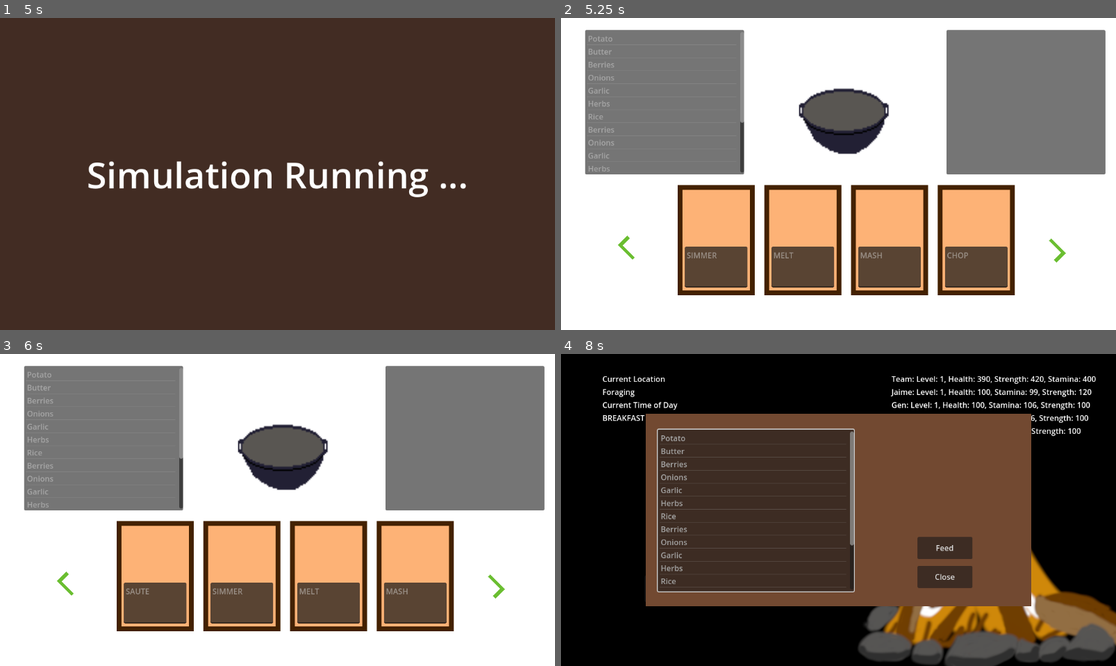
Above: before the commit, frames 1-4 (two rows, left to right).
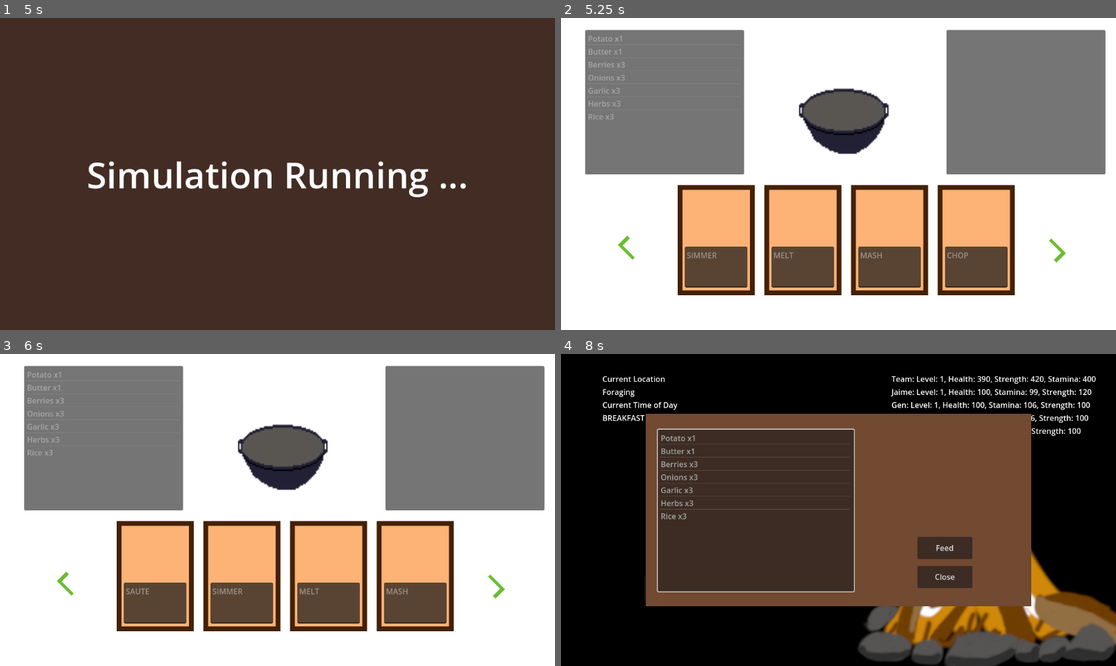
Above: after the commit, the same moments.

Repository: donnell74/Game-Off-2024
Game: Godot game, scene res://main.tscn
Same seed, same stepped clock (60 frames per second), same inputs: the game is played once before the commit and once after it.
Inputs (mouse positions are in pixels of both pictures, inside the frame that each line leads up to):
- Up to frame 1 (5 s): click "Start New Run" at 0.5 s; click "Continue Day" at 1.25 s; tap Enter (ui_accept) at 2, 3.5, 3.77, 3.8, 4.07, 4.25, 4.55 s; move the mouse to (399, 158) at 2.02 s; hold D (Pan Right) 2.03-2.75 s; hold Enter (ui_accept) 2.03-2.75 s; click (399, 158) at 2.17 s; click "Continue Day" at 2.75 s; move the mouse to (166, 189) at 3.52 s; hold S (Pan Down) 3.53-4.28 s; tap Tab (Navigate To Next Page) at 3.6 s; move the mouse to (333, 105) at 4.27 s; hold D (Pan Right) from 4.28 s (still down); hold Q (Navigate to Last Page) from 4.28 s (still down)
- Up to frame 2 (5.25 s): tap Enter (ui_accept) at 5 s; move the mouse to (810, 236) at 5.02 s; release D (Pan Right) at 5.03 s; release Q (Navigate to Last Page) at 5.03 s; hold W (Pan Up) from 5.03 s (still down); tap C (Toggle Cooking) at 5.1 s; click (810, 236) at 5.17 s
- Up to frame 3 (6 s): tap Enter (ui_accept) at 5.27, 5.3, 5.57 s; release W (Pan Up) at 5.75 s; click (66, 581) at 5.75 s
- Up to frame 4 (8 s): click (1060, 588) at 6.5 s; move the mouse to (1005, 556) at 7.27 s; hold A (Pan Left) from 7.28 s (still down); hold Enter (ui_accept) from 7.28 s (still down); tap I (Toggle Inventory) at 7.9 s

Frame 1 is identical in both runs. In frame 2, 0.3% of the frame differs, in the area x 5-34%, y 5-50%; in frame 3, 0.3%; in frame 4, 0.8%, in the area x 17-53%, y 24-75%.
Error in both runs: Out of bounds get index '7' (on base: 'Array') (res://Locations/location.gd:31)

Commit message:
Stack items in the UI

Diff:
--- a/Cooking/cooking_ui.gd
+++ b/Cooking/cooking_ui.gd
@@ -4,7 +4,13 @@
 @export var actions_starting_index = Actions.Actions.keys().size() / 2
 @export var cards_to_show = 4
 
+const ITEM_STACK_FORMAT = "%s x%d"
+var item_stack_regex : RegEx
+
 func _ready() -> void:
+	item_stack_regex = RegEx.new()
+	item_stack_regex.compile("(<item_name>.*) x(<amount>[0-9]+)")
+
 	PlayerInventoryController.inventory_updated.connect(_on_player_inventory_updated)
 	UiEvents.active_ui_changed.connect(_on_active_ui_changed)
 
@@ -23,7 +29,8 @@
 func _input(event: InputEvent) -> void:
 	if event.is_action_pressed("ui_accept"):
 		if %PlayerInventoryList.get_selected_items().size() == 1:
-			var inventory_item = PlayerInventoryController.take_item(%PlayerInventoryList.get_selected_items()[0])
+			var selected_item_index = %PlayerInventoryList.get_selected_items()[0]
+			var inventory_item = PlayerInventoryController.take_item(selected_item_index)
 			%Stations.get_child(active_station_index).add_item(inventory_item)
 		elif %StationInventoryList.get_selected_items().size() == 1:
 			var station_item = %Stations.get_child(active_station_index)\
@@ -83,8 +90,15 @@
 
 func update_player_item_list() -> void:
 	%PlayerInventoryList.clear()
+	var counts : Dictionary = {}
 	for each_item in PlayerInventoryController.inventory.items:
-		%PlayerInventoryList.add_item(each_item.name)
+		if each_item.name in counts:
+			counts[each_item.name] += 1
+		else:
+			counts[each_item.name] = 1
+
+	for item_name in counts:
+		%PlayerInventoryList.add_item(ITEM_STACK_FORMAT % [item_name, counts[item_name]])
 
 func _on_player_inventory_updated() -> void:
 	print("_on_player_inventory_updated")
--- a/Inventory/inventory_ui.gd
+++ b/Inventory/inventory_ui.gd
@@ -1,4 +1,6 @@
 extends Node2D
+
+const ITEM_STACK_FORMAT = "%s x%d"
 
 func _input(event: InputEvent) -> void:
 	if event.is_action_pressed("Toggle Inventory"):
@@ -22,8 +24,15 @@
 
 func update_inventory_item_list() -> void:
 	%ItemList.clear()
+	var counts : Dictionary = {}
 	for each_item in PlayerInventoryController.inventory.items:
-		%ItemList.add_item(each_item.name)
+		if each_item.name in counts:
+			counts[each_item.name] += 1
+		else:
+			counts[each_item.name] = 1
+
+	for item_name in counts:
+		%ItemList.add_item(ITEM_STACK_FORMAT % [item_name, counts[item_name]])
 
 func _on_close_button_pressed() -> void:
 	print("Inventory close button clicked, hiding inventory ui")
--- a/Menus/main_menu.gd
+++ b/Menus/main_menu.gd
@@ -22,4 +22,6 @@
 	UiEvents.active_ui_changed.emit(UiEvents.UiScene.SETTINGS)
 
 func _on_continue_button_pressed() -> void:
+	if SaveLoad.save_file_exists():
+		SaveLoad.load_game()
 	UiEvents.active_ui_changed.emit(UiEvents.UiScene.CAMPFIRE)
--- a/Menus/settings.gd
+++ b/Menus/settings.gd
@@ -3,7 +3,7 @@
 @export var master_volume : float = 0.5
 @export var music_volume : float = 0.5
 @export var sfx_volume : float = 0.5
-@export var _seed = -1
+@export var _seed : int = -1
 
 var _random : RandomNumberGenerator
 
--- a/main.gd
+++ b/main.gd
@@ -6,5 +6,3 @@
 func _ready() -> void:
 	UiEvents.active_ui_changed.emit(startingScene)
 	LocationEvents.end_of_day.connect(SaveLoad.save_game)
-	if useSavedGame and SaveLoad.save_file_exists():
-		SaveLoad.load_game()
